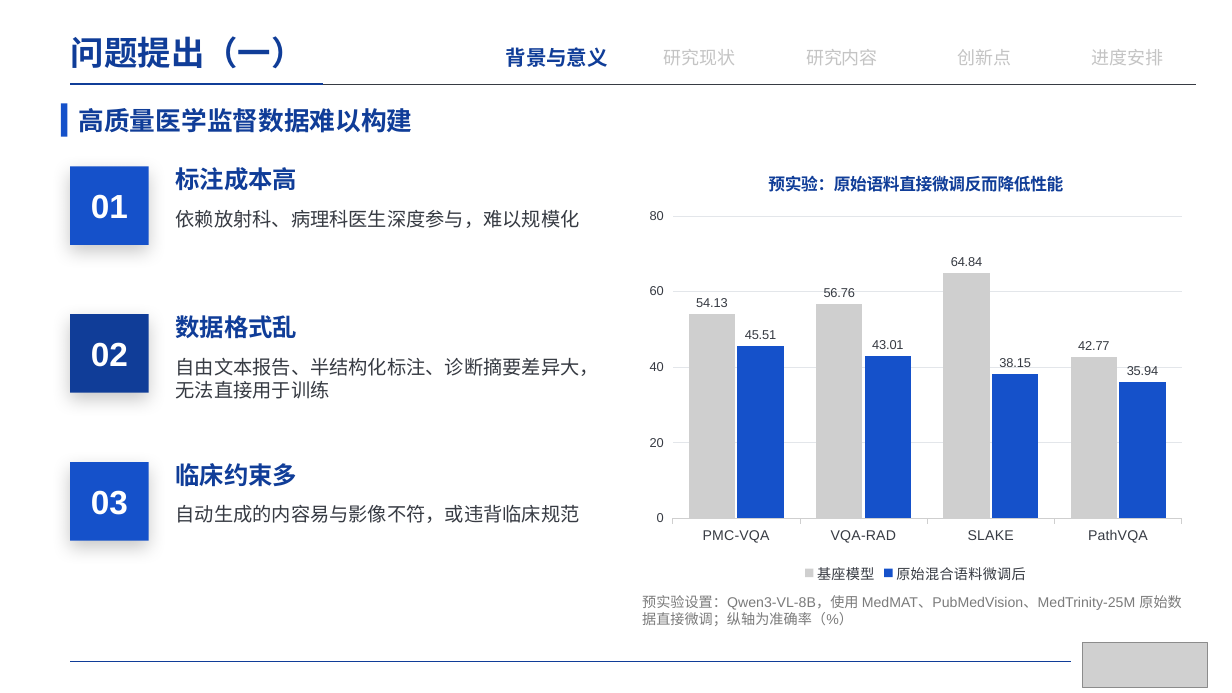
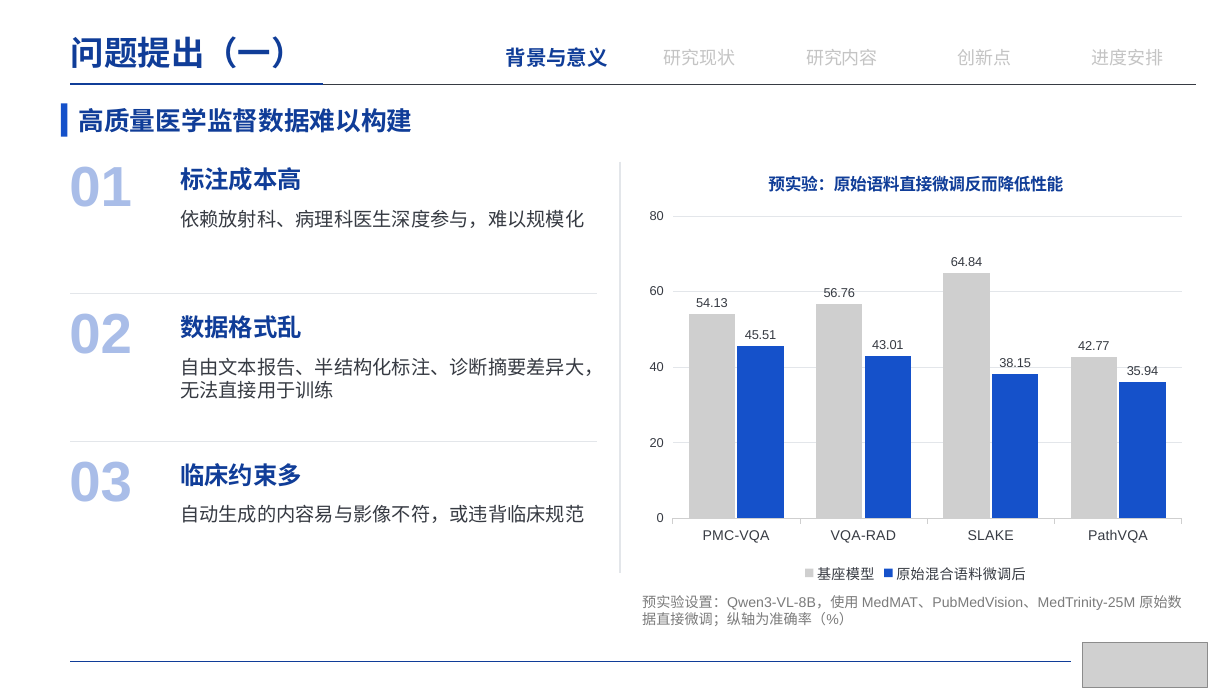
Before and after one commit to irving-2222/Graduation-Thesis, a slide deck: slide 5 of 开题答辩.pptx. Drawn at 1232x693 pixels with LibreOffice and Linux fonts; fonts in the diff are those of the drawing; grey boxes stand for pictures. Boxes give left, top, right and bottom in pixels: in the first picture for what was removed or moved away, otherwise in the second. Text is boxed around its words. In the diff, an @@ line names an element or a change of style, - is before the commit and + after.

```diff
--- a/开题答辩.pptx
+++ b/开题答辩.pptx
@@ text "01": place and size @@
-text "01" at bbox=[70, 166, 149, 245]
+text "01" at bbox=[69, 167, 132, 207]
@@ text "01" at bbox=[69, 167, 132, 207]: size 26 to 44 pt, text colour #FFFFFF to #A9BDE8; alignment centre to left; vertical alignment middle to top; fill #1551CA to none; shadow off @@
@@ line added from (620, 162) to (620, 573), #E3E6EA 1 pt @@
@@ text "02": place and size @@
-text "02" at bbox=[70, 314, 149, 393]
+text "02" at bbox=[69, 314, 132, 354]
@@ text "02" at bbox=[69, 314, 132, 354]: size 26 to 44 pt, text colour #FFFFFF to #A9BDE8; alignment centre to left; vertical alignment middle to top; fill #103D98 to none; shadow off @@
@@ line added from (70, 294) to (597, 294), #E3E6EA 1 pt @@
@@ text "03" at bbox=[69, 462, 132, 502]: size 26 to 44 pt, text colour #FFFFFF to #A9BDE8; alignment centre to left; vertical alignment middle to top; fill #1551CA to none; shadow off @@
@@ text "03": place and size @@
-text "03" at bbox=[70, 462, 149, 541]
+text "03" at bbox=[69, 462, 132, 502]
@@ line added from (70, 442) to (597, 442), #E3E6EA 1 pt @@
@@ 6 texts: place and size @@
-6 texts at bbox=[176, 167, 599, 523]
+6 texts at bbox=[180, 167, 603, 523]
```
Also in this commit, not shown: 10 other slides changed.
